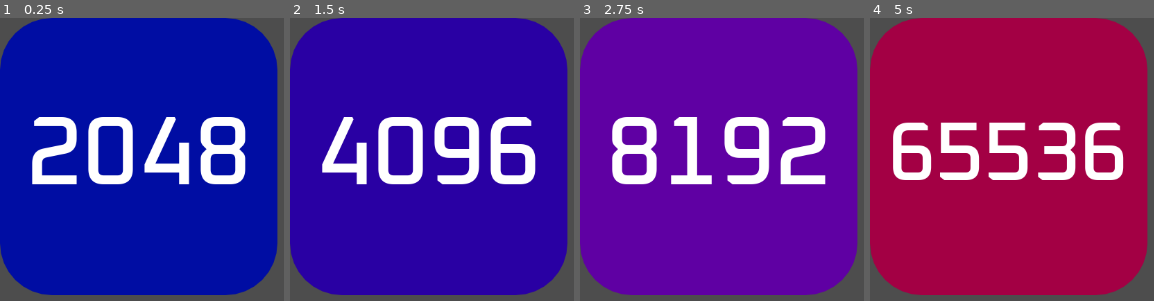
Above: before the commit, frames 1-4 (left to right).
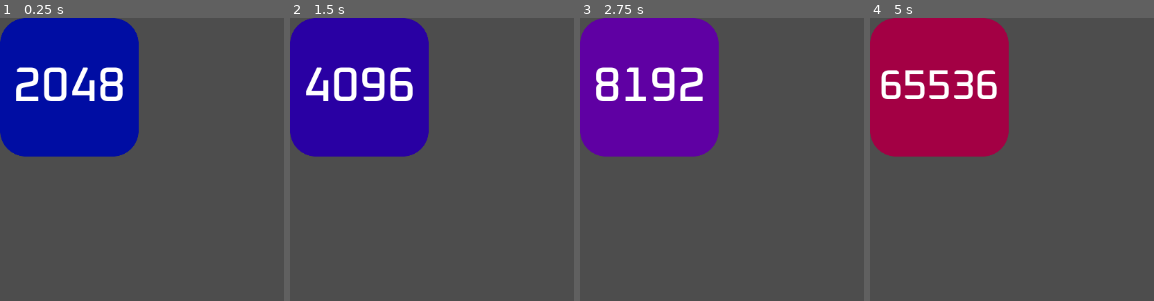
Above: after the commit, the same moments.

Repository: niqzart/godot-2048
Game: Godot game, scene res://scenes/main/main.tscn
Two runs of this game, one before a commit and one after it. Both use one fixed random seed, a clock stepped at 60 frames per second and the inputs below.
Inputs:
- Up to frame 1 (0.25 s): no input
- Up to frame 2 (1.5 s): tap Enter at 0.5 s; tap Space at 1.25 s
- Up to frame 3 (2.75 s): no input
- Up to frame 4 (5 s): tap Enter at 2.75, 4.25 s; tap Space at 3.5 s

The runs differ from the first frame. In frame 1, 75% of the frame differs, in the area x 0-98%, y 0-98%; in frame 2, 75%; in frame 3, 75%; in frame 4, 75%.

Commit message:
refactor: split tile into components for reusing

Diff:
--- a/scenes/main/main.gd
+++ b/scenes/main/main.gd
@@ -2,7 +2,7 @@
 
 
 func _on_update_timer_timeout() -> void:
-    var new_tile_power = $Tile.tile_power + 1
+    var new_tile_power = $NumberTile.tile_power + 1
     if new_tile_power > 16:
         new_tile_power = 1
-    $Tile.update_tile_power(new_tile_power)
+    $NumberTile.update_tile_power(new_tile_power)
--- a/scenes/main/main.tscn
+++ b/scenes/main/main.tscn
@@ -1,12 +1,13 @@
 [gd_scene load_steps=3 format=3 uid="uid://jxbsq4j1pk01"]
 
-[ext_resource type="PackedScene" uid="uid://cq00cw5wh0k6w" path="res://scenes/tiles/tile.tscn" id="1_1t0ud"]
 [ext_resource type="Script" path="res://scenes/main/main.gd" id="1_utrw1"]
+[ext_resource type="PackedScene" uid="uid://cfgun42imawt7" path="res://scenes/tiles/number_tile.tscn" id="3_t7vxk"]
 
 [node name="Main" type="Node2D"]
 script = ExtResource("1_utrw1")
 
-[node name="Tile" parent="." instance=ExtResource("1_1t0ud")]
+[node name="NumberTile" parent="." instance=ExtResource("3_t7vxk")]
+scale = Vector2(0.5, 0.5)
 
 [node name="UpdateTimer" type="Timer" parent="."]
 autostart = true
--- /dev/null
+++ b/scenes/tiles/elements/tile_background.gd
@@ -0,0 +1,9 @@
+extends Node2D
+
+const STYLE_BOX_NAME: String = "panel"
+
+
+func set_background_hue(new_hue: int) -> void:
+    var stylebox: StyleBox = $Background.get_theme_stylebox(STYLE_BOX_NAME).duplicate()
+    stylebox.bg_color.h = new_hue / 360.0
+    $Background.add_theme_stylebox_override(STYLE_BOX_NAME, stylebox)
--- /dev/null
+++ b/scenes/tiles/elements/tile_background.tscn
@@ -0,0 +1,18 @@
+[gd_scene load_steps=3 format=3 uid="uid://clyrhoaintow5"]
+
+[ext_resource type="Script" path="res://scenes/tiles/elements/tile_background.gd" id="1_i63k6"]
+
+[sub_resource type="StyleBoxFlat" id="StyleBoxFlat_cgks5"]
+bg_color = Color(0, 0.0533333, 0.64, 1)
+corner_radius_top_left = 75
+corner_radius_top_right = 75
+corner_radius_bottom_right = 75
+corner_radius_bottom_left = 75
+
+[node name="TileBackground" type="Node2D"]
+script = ExtResource("1_i63k6")
+
+[node name="Background" type="Panel" parent="."]
+offset_right = 400.0
+offset_bottom = 400.0
+theme_override_styles/panel = SubResource("StyleBoxFlat_cgks5")
--- /dev/null
+++ b/scenes/tiles/elements/tile_label.gd
@@ -0,0 +1,21 @@
+extends Node2D
+
+const FONT_SIZE_MAP: Dictionary = {  # [int, int]
+    1: 220,
+    2: 220,
+    3: 180,
+    4: 140,
+    5: 120,
+    6: 100,
+    7: 85,
+    8: 75,
+}
+
+const FONT_SIZE_NAME: String = "font_size"
+
+
+func set_label_text(new_text: String) -> void:
+    $Label.text = new_text
+
+    var font_size: int = FONT_SIZE_MAP[len(new_text)]
+    $Label.add_theme_font_size_override(FONT_SIZE_NAME, font_size)
--- /dev/null
+++ b/scenes/tiles/elements/tile_label.tscn
@@ -0,0 +1,16 @@
+[gd_scene load_steps=3 format=3 uid="uid://b4ilpjw3h4cqy"]
+
+[ext_resource type="Script" path="res://scenes/tiles/elements/tile_label.gd" id="1_0utfd"]
+[ext_resource type="FontFile" uid="uid://b5pqss1g7e2rn" path="res://common/fonts/Oxanium-Medium.ttf" id="2_rsyyt"]
+
+[node name="TileLabel" type="Node2D"]
+script = ExtResource("1_0utfd")
+
+[node name="Label" type="Label" parent="."]
+offset_right = 400.0
+offset_bottom = 400.0
+theme_override_fonts/font = ExtResource("2_rsyyt")
+theme_override_font_sizes/font_size = 140
+text = "2048"
+horizontal_alignment = 1
+vertical_alignment = 1
--- /dev/null
+++ b/scenes/tiles/number_tile.gd
@@ -0,0 +1,13 @@
+extends Node2D
+
+var tile_power: int = 11
+
+
+func update_tile_power(new_tile_power: int) -> void:
+    self.tile_power = new_tile_power
+
+    var tile_value: int = 2 ** self.tile_power
+    $TileLabel.set_label_text(str(tile_value))
+
+    var background_hue: float = 15 + self.tile_power * 20
+    $TileBackground.set_background_hue(background_hue)
--- /dev/null
+++ b/scenes/tiles/number_tile.tscn
@@ -0,0 +1,12 @@
+[gd_scene load_steps=4 format=3 uid="uid://cfgun42imawt7"]
+
+[ext_resource type="Script" path="res://scenes/tiles/number_tile.gd" id="1_fo0k8"]
+[ext_resource type="PackedScene" uid="uid://clyrhoaintow5" path="res://scenes/tiles/elements/tile_background.tscn" id="1_kslcx"]
+[ext_resource type="PackedScene" uid="uid://b4ilpjw3h4cqy" path="res://scenes/tiles/elements/tile_label.tscn" id="3_70xkl"]
+
+[node name="NumberTile" type="Node2D"]
+script = ExtResource("1_fo0k8")
+
+[node name="TileBackground" parent="." instance=ExtResource("1_kslcx")]
+
+[node name="TileLabel" parent="." instance=ExtResource("3_70xkl")]
--- a/scenes/tiles/tile.gd
+++ /dev/null
@@ -1,32 +0,0 @@
-extends Label
-
-const FONT_SIZE_MAP: Dictionary = {  # [int, int]
-    1: 220,
-    2: 220,
-    3: 180,
-    4: 140,
-    5: 120,
-    6: 100,
-    7: 85,
-    8: 75,
-}
-
-const STYLE_BOX_NAME: String = "normal"
-const FONT_SIZE_NAME: String = "font_size"
-
-var tile_power: int = 11
-
-
-func update_tile_power(new_tile_power: int) -> void:
-    self.tile_power = new_tile_power
-
-    var tile_value: int = 2 ** self.tile_power
-    self.text = str(tile_value)
-
-    var font_size: int = FONT_SIZE_MAP[len(self.text)]
-    self.add_theme_font_size_override(FONT_SIZE_NAME, font_size)
-
-    var background_hue: float = 15 + self.tile_power * 20
-    var stylebox: StyleBox = self.get_theme_stylebox(STYLE_BOX_NAME).duplicate()
-    stylebox.bg_color.h = background_hue / 360
-    self.add_theme_stylebox_override(STYLE_BOX_NAME, stylebox)
--- a/scenes/tiles/tile.tscn
+++ /dev/null
@@ -1,25 +0,0 @@
-[gd_scene load_steps=5 format=3 uid="uid://cq00cw5wh0k6w"]
-
-[ext_resource type="FontFile" uid="uid://b5pqss1g7e2rn" path="res://common/fonts/Oxanium-Medium.ttf" id="1_h5dvk"]
-[ext_resource type="Script" path="res://scenes/tiles/tile.gd" id="2_ntgnx"]
-
-[sub_resource type="StyleBoxFlat" id="StyleBoxFlat_26odo"]
-bg_color = Color(0, 0.0533333, 0.64, 1)
-corner_radius_top_left = 75
-corner_radius_top_right = 75
-corner_radius_bottom_right = 75
-corner_radius_bottom_left = 75
-
-[sub_resource type="Theme" id="Theme_68qol"]
-Label/font_sizes/font_size = 140
-Label/fonts/font = ExtResource("1_h5dvk")
-Label/styles/normal = SubResource("StyleBoxFlat_26odo")
-
-[node name="Tile" type="Label"]
-offset_right = 400.0
-offset_bottom = 400.0
-theme = SubResource("Theme_68qol")
-text = "2048"
-horizontal_alignment = 1
-vertical_alignment = 1
-script = ExtResource("2_ntgnx")
